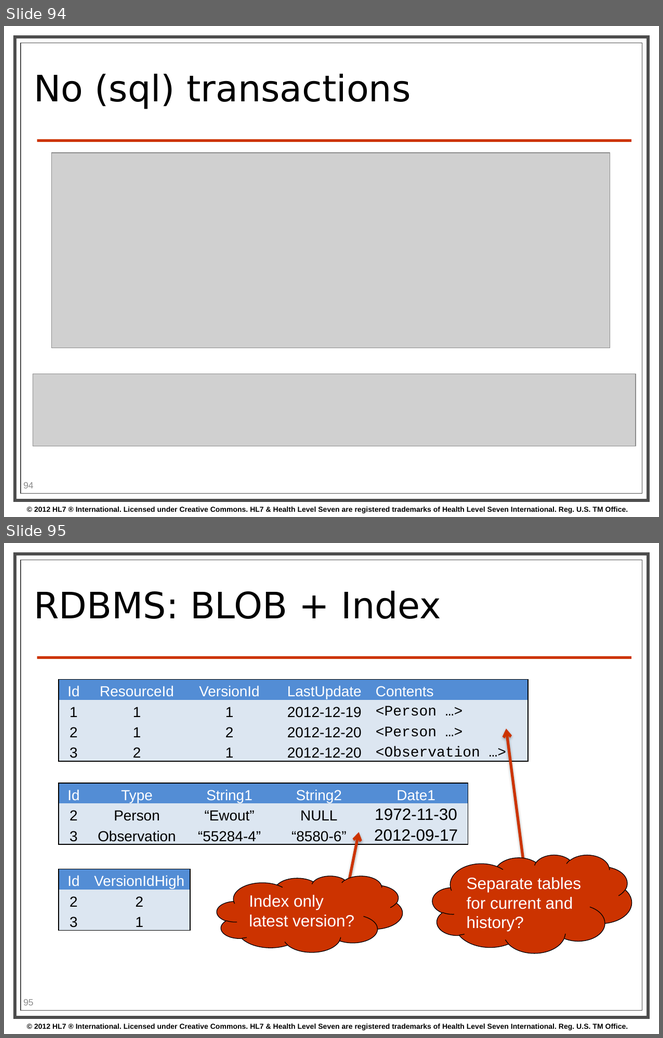
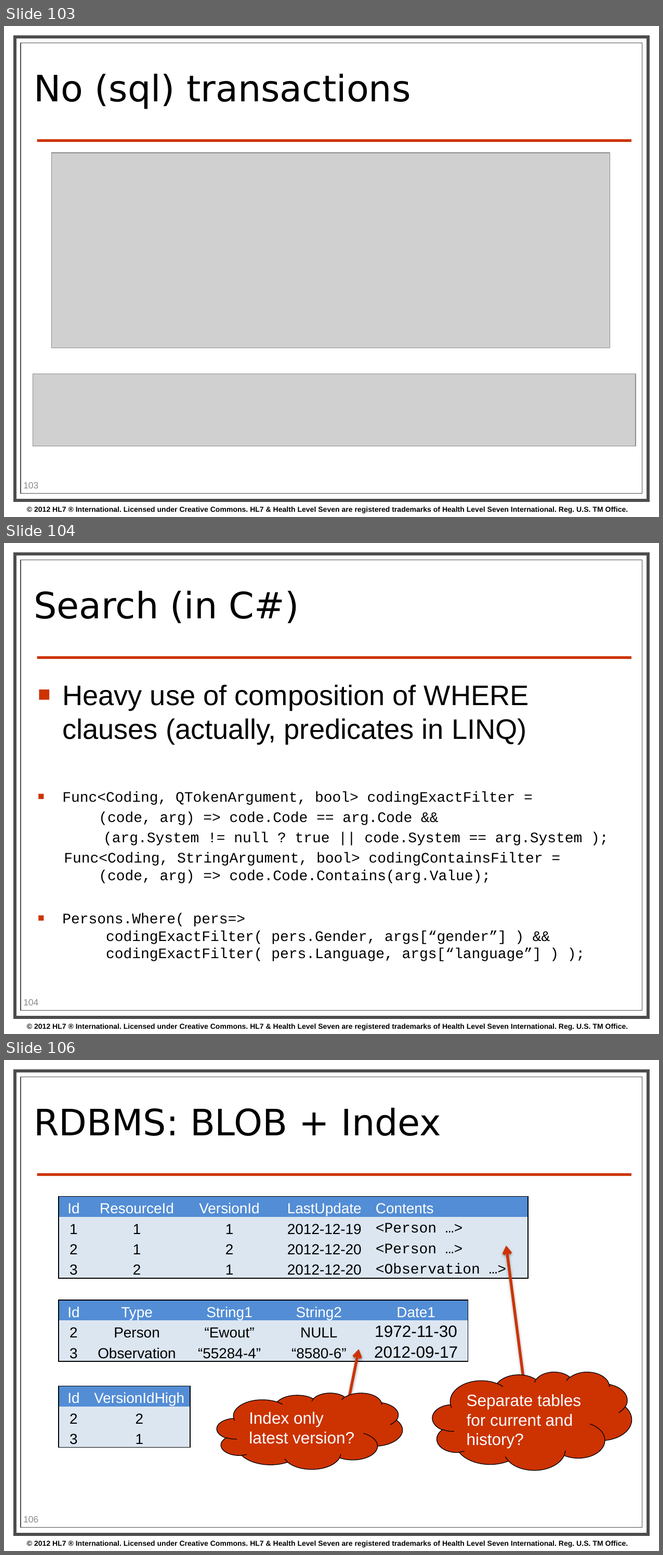
Before and after one commit to vista-novo/fhir, a slide deck: presentations/2013-01 Tutorials/201301 - Phoenix - FhirForDevelopersWGMTutorial.pptx. Shown one above the other, each under a label of ours: slides 94 and 95 before the commit, slides 103, 104 and 106 after it; the slides between them are not shown. The pictures are 663x1038 and 663x1555 pixels, drawn with LibreOffice and Linux fonts; fonts in the diff are those of the drawing; grey boxes stand for pictures; background and template pictures are left out. Boxes give left, top, right and bottom in pixels: in the first picture for what was removed or moved away, otherwise in the second. Text is boxed around its words. In the diff, an @@ line names an element or a change of style, - is before the commit and + after.

```diff
--- a/presentations/2013-01 Tutorials/201301 - Phoenix - FhirForDevelopersWGMTutorial.pptx
+++ b/presentations/2013-01 Tutorials/201301 - Phoenix - FhirForDevelopersWGMTutorial.pptx
@@ slide 104 added at [4, 543, 659, 1034], background #FFFFFF; not listed: 4 template elements that a slide beside it also shows @@
@@ title added at [34, 590, 299, 624], 40 pt, text #000000 @@
+Search (in C#)
@@ text added at [62, 684, 583, 962], 16 pt, text #000000 @@
+■ Heavy use of composition of WHERE clauses (actually, predicates in LINQ)
+■ Func<Coding, QTokenArgument, bool> codingExactFilter =
+(code, arg) => code.Code == arg.Code &&
+(arg.System != null ? true || code.System == arg.System );
+Func<Coding, StringArgument, bool> codingContainsFilter =
+(code, arg) => code.Code.Contains(arg.Value);
+■ Persons.Where( pers=>
+  codingExactFilter( pers.Gender, args[“gender”] ) &&
+  codingExactFilter( pers.Language, args[“language”] ) );
@@ page number added at [23, 1000, 38, 1006], 10 pt, text #8C8C8C @@
+104
@@ what was slide 94 is now slide 103 @@
@@ page number at [23, 483, 38, 489]: text changed @@
-94
+103
@@ what was slide 95 is now slide 106 @@
@@ page number at [23, 1517, 38, 1523]: text changed @@
-95
+106
```
Also in this commit, not shown: 2 slides changed, 16 other slides added, 3 slides removed.
